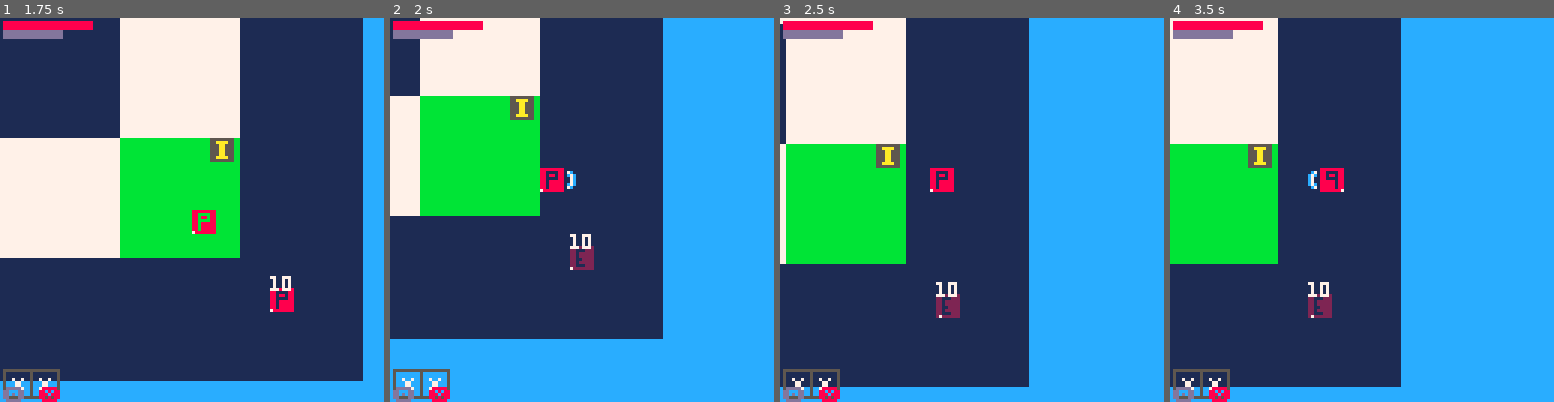
Above: before the commit, frames 1-4 (left to right).
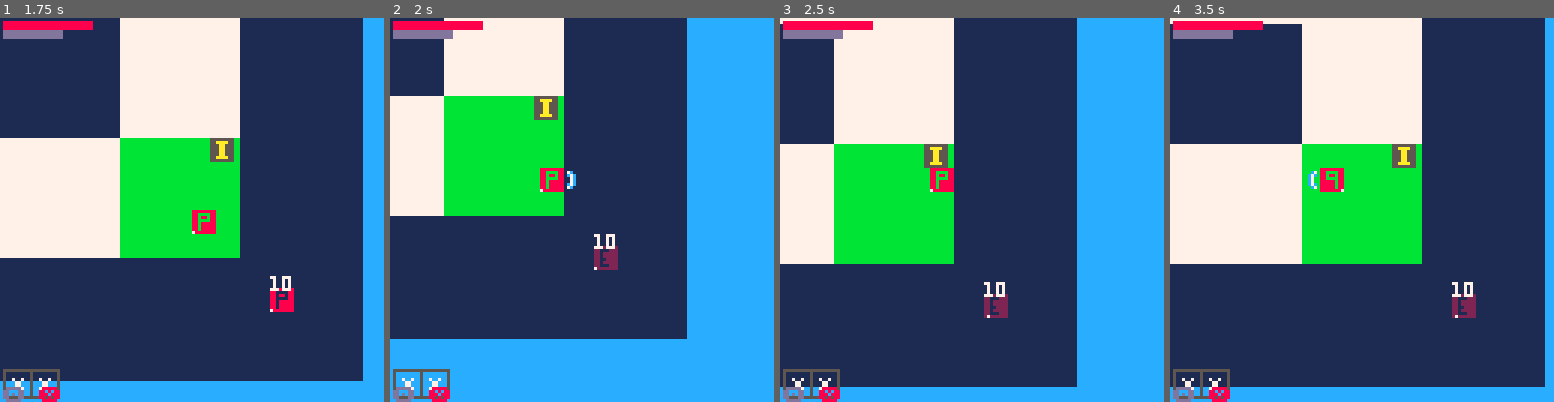
Above: after the commit, the same moments.

Repository: FrederikHR/GDB
Game: PICO-8 cartridge NewGame/main.p8
Two runs of this game, one before a commit and one after it. Both use one fixed random seed, a clock stepped at 60 frames per second and the inputs below.
Inputs:
- Up to frame 1 (1.75 s): tap X (X key) at 0.33, 1.07 s; tap O (Z key) at 0.7, 1.7 s; hold Right from 1.6 s (still down)
- Up to frame 2 (2 s): keep holding Right; tap X (X key) at 1.85 s
- Up to frame 3 (2.5 s): release Right at 2.1 s; tap O (Z key) at 2.1 s; hold Up 2.15-2.42 s; hold Right from 2.47 s (still down)
- Up to frame 4 (3.5 s): tap O (Z key) at 2.5, 2.9, 3.3 s; tap X (X key) at 2.97 s; release Right at 3.03 s; hold Left from 3.08 s (still down)

Frame 1 is identical in both runs. In frame 2, 12% of the frame differs, in the area x 7-78%, y 0-84%; in frame 3, 28%; in frame 4, 71%, in the area x 0-98%, y 0-97%.

Commit message:
collision works again (ish)

Diff:
--- a/NewGame/scripts/entities/player.lua
+++ b/NewGame/scripts/entities/player.lua
@@ -114,7 +114,14 @@
 
 
     --map collision
-    --[[find_map_tile(p)
+    find_map_tile(p)
+    --log(maze[p.curr_mt.x-1][p.curr_mt.y].is_wall)
+    player_collide_map(p,"left")
+    player_collide_map(p,"right")
+    player_collide_map(p,"up")
+    player_collide_map(p,"down")
+    --[[
+
     local updown=player_collide_map(p,"updown")
     if abs(p.dy)>0 and updown[1] then
 		if updown[2] then
@@ -146,36 +153,44 @@
     local scale = maze[1][1].scale
     local ox = maze[1][1].ox
     local oy = maze[1][1].oy
-    local s = scale*3*8
-    local checkx1=p.x-1<p.curr_mt.x*s+scale*8+ox
-    local checkx2=p.x+1>p.curr_mt.x*s+2*scale*8+ox-p.sz*8
-    local checky1=p.y-1<p.curr_mt.y*s+scale*8+oy
-    local checky2=p.y+1>p.curr_mt.y*s+2*scale*8+oy-p.sz*8
-    if dir=="updown" then
-        if (p.curr_mt.top_wall and checky1) return {true,checky1,checky2,checkx1,checkx2}
-        if (p.curr_mt.bottom_wall and checky2) return {true,checky1,checky2,checkx1,checkx2}
-        if ((checky1 or checky2) and checkx1) return {true,checky1,checky2,checkx1,checkx2}
-        if ((checky1 or checky2) and checkx2) return {true,checky1,checky2,checkx1,checkx2}
-    else
-        if (p.curr_mt.left_wall and checkx1) return {true,checky1,checky2,checkx1,checkx2}
-        if (p.curr_mt.right_wall and checkx2) return {true,checky1,checky2,checkx1,checkx2}
-        if ((checkx1 or checkx2) and checky1) return {true,checky1,checky2,checkx1,checkx2}
-        if ((checkx1 or checkx2) and checky2) return {true,checky1,checky2,checkx1,checkx2}
-    end
-    return {false,false,false,false,false}
+    local checkx1=p.x-1<p.curr_mt.x*scale+ox
+    local checkx2=p.x+1>p.curr_mt.x*scale+scale+ox-p.sz*8
+    local checky1=p.y-1<p.curr_mt.y*scale+oy
+    local checky2=p.y+1>p.curr_mt.y*scale+scale+oy-p.sz*8
+    if dir=="left" and checkx1 and maze[p.curr_mt.x-1][p.curr_mt.y].is_wall then
+        if (p.dx<0) then
+            p.dx=0
+            p.x=p.curr_mt.x*scale+ox
+        end
+    elseif dir=="right" and checkx2 and maze[p.curr_mt.x+1][p.curr_mt.y].is_wall then
+        if (p.dx>0) then
+            p.dx=0
+            p.x=p.curr_mt.x*scale+scale+ox-p.sz*8
+        end
+    elseif dir=="up" and checky1 and maze[p.curr_mt.x][p.curr_mt.y-1].is_wall then
+        if (p.dy<0) then
+            p.dy=0
+            p.y=p.curr_mt.y*scale+oy
+        end
+    elseif dir=="down" and checky2 and maze[p.curr_mt.x][p.curr_mt.y+1].is_wall then
+        if (p.dy>0) then
+            p.dy=0
+            p.y=p.curr_mt.y*scale+scale+oy-p.sz*8
+        end
+    end
 end
 
 function find_map_tile(p)
     local scale = maze[1][1].scale
     local ox = maze[1][1].ox
     local oy = maze[1][1].oy
-    local s = scale*3*8
     if p.curr_mt != nil then
-        if (p.curr_mt.x*s+ox <= p.x and p.x < p.curr_mt.x*s+s+ox and p.curr_mt.y*s+oy <= p.y and p.y < p.curr_mt.y*s+s+oy) return
+        log("curr_mt: "..p.curr_mt.x*scale+ox.." "..p.x.." "..p.curr_mt.x*scale+scale+ox.." : "..p.curr_mt.y*scale+oy.." "..p.y.." "..p.curr_mt.y*scale+scale+oy)
+        if (p.curr_mt.x*scale+ox <= p.x and p.x+p.sz*8 < p.curr_mt.x*scale+scale+ox and p.curr_mt.y*scale+oy <= p.y and p.y+p.sz*8 < p.curr_mt.y*scale+scale+oy) return
     end
     for _,x in pairs(maze) do
         for _,y in pairs(x) do
-            if y.x*s+ox <= p.x and p.x < y.x*s+s+ox and y.y*s+oy <= p.y and p.y < y.y*s+s+oy then
+            if y.x*scale+ox <= p.x and p.x+p.sz*8 < y.x*scale+scale+ox and y.y*scale+oy <= p.y and p.y+p.sz*8 < y.y*scale+scale+oy then
                 p.curr_mt=y
                 return
             end
--- a/NewGame/scripts/levelgen/init.lua
+++ b/NewGame/scripts/levelgen/init.lua
@@ -7,7 +7,7 @@
     --prl = perlin()
     --prl:init()
     --prl:getmapdata(0,150,0,150)
-    maze = init_maze(maze_size,maze_size,5,-280,-280)
+    maze = init_maze(maze_size,maze_size,40,-280,-280)
     backtrack(maze,maze_size,maze_size)
 end
 
@@ -15,13 +15,13 @@
     for x = 1,#maze do
         for y = 1,#maze[1] do
             --draw_rect(x,y, flr(prl.fmap[x][y]))
-            draw_maze_room(x,y,maze[x][y],maze.scale,maze.ox,maze.oy)
+            draw_maze_room(x,y,maze[x][y],maze[1][1].scale,maze[1][1].ox,maze[1][1].oy)
         end
     end
 end
 
 function draw_maze_room(x,y,room,scale,ox,oy)
-    local size = scale*8
+    local size = scale
 
     rectfill(x*size+ox, y*size+oy, x*size+size+ox, y*size+size+oy, 7)
     if room.goal then
--- a/NewGame/scripts/levelgen/recursive-backtracker.lua
+++ b/NewGame/scripts/levelgen/recursive-backtracker.lua
@@ -1,6 +1,6 @@
 -- returns a two-dimensional array of width*height size, populated with maze rooms that are completely closed
 function init_maze(width, height,scale,ox,oy)
-    local maze = {scale=scale,ox=ox,oy=oy}
+    local maze = {}
 
     for x=1, (width*2)+1 do
         maze[x] = {}
@@ -8,6 +8,10 @@
             maze[x][y] = {}
             maze[x][y].y = y
             maze[x][y].x = x
+            maze[x][y].sz = scale
+            maze[x][y].scale = scale
+            maze[x][y].ox = ox
+            maze[x][y].oy = oy
             maze[x][y].visited = false
             maze[x][y].main_path = false
             maze[x][y].goal = false
